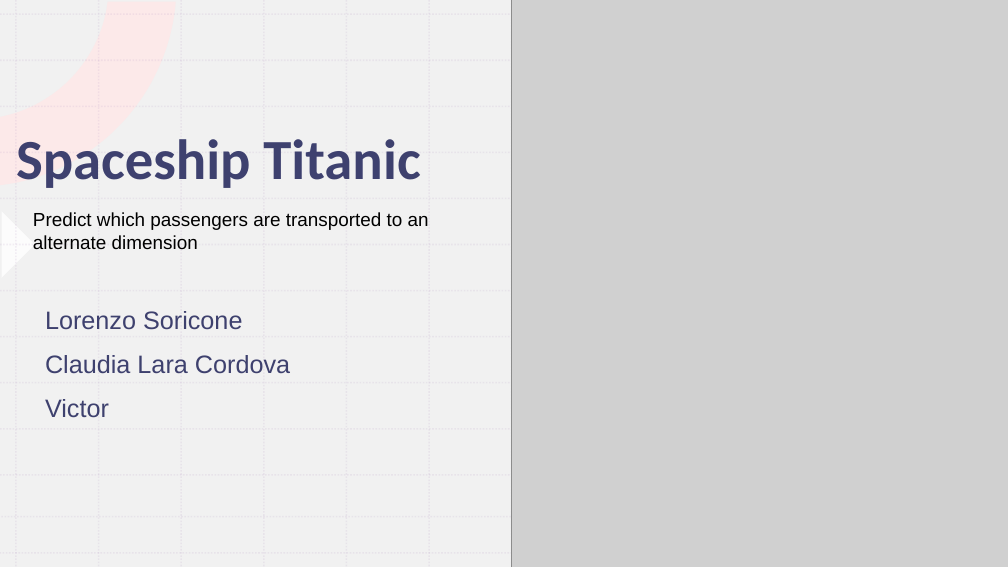
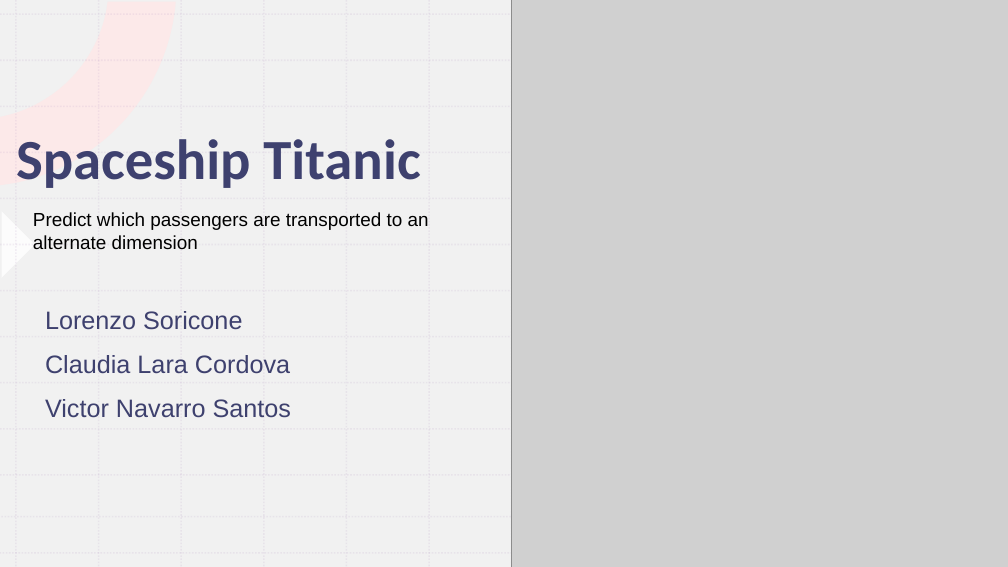
Before and after one commit to Lor3nz0-3099/Progetto_FIA_Spaceship_Project, a slide deck: slide 1 of docs/Spaceship Titanic Presentation.pptx. Drawn at 1008x567 pixels with LibreOffice and Linux fonts; fonts in the diff are those of the drawing; grey boxes stand for pictures. Boxes give left, top, right and bottom in pixels: in the first picture for what was removed or moved away, otherwise in the second. Text is boxed around its words. In the diff, an @@ line names an element or a change of style, - is before the commit and + after.

Commit message:
minor changes

```diff
--- a/docs/Spaceship Titanic Presentation.pptx
+++ b/docs/Spaceship Titanic Presentation.pptx
@@ subtitle at bbox=[45, 399, 291, 418]: text changed @@
-Victor
+Victor Navarro Santos
```
